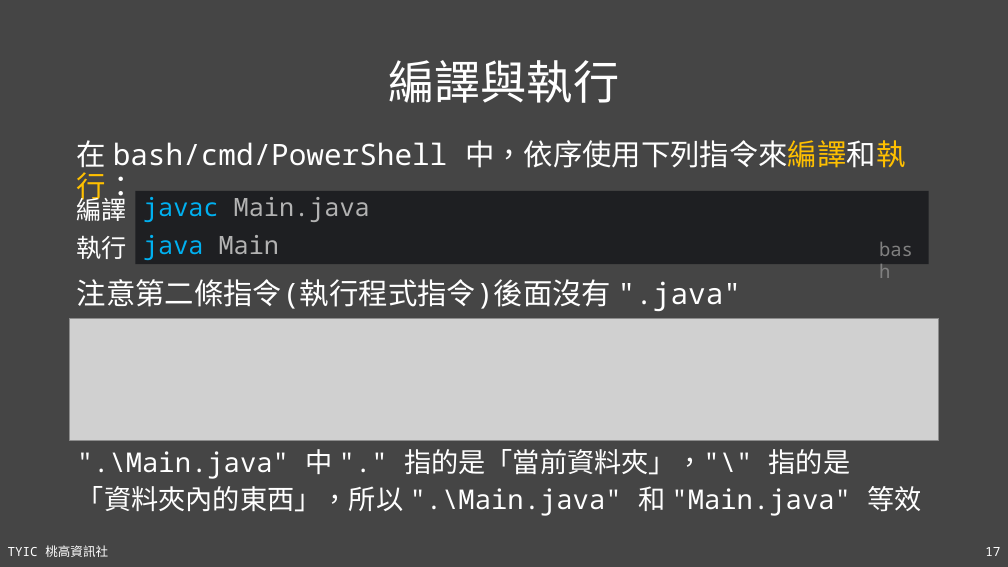
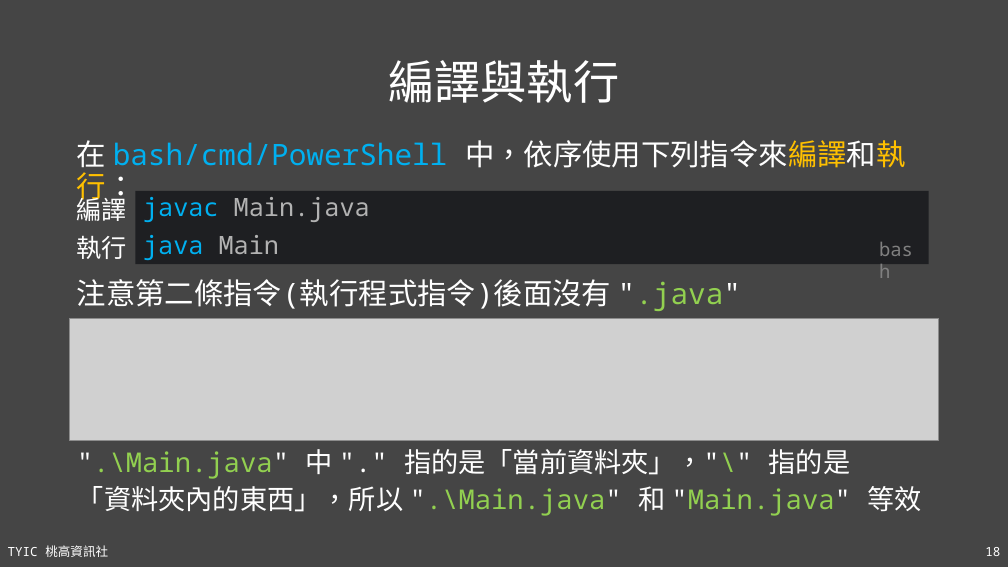
Before and after one commit to TYSHIC/slides, a slide deck: slide 18 of ppt/03_編輯器與第一個 Java 程式.pptx (slide 17 before the commit). Drawn at 1008x567 pixels with LibreOffice and Linux fonts; fonts in the diff are those of the drawing; grey boxes stand for pictures. Boxes give left, top, right and bottom in pixels: in the first picture for what was removed or moved away, otherwise in the second. Text is boxed around its words. In the diff, an @@ line names an element or a change of style, - is before the commit and + after.

```diff
--- a/ppt/03_編輯器與第一個 Java 程式.pptx
+++ b/ppt/03_編輯器與第一個 Java 程式.pptx
@@ text "在 bash/cmd/PowerShell 中，依序使用下列指令來編譯和執行：" at <box>77,140,905,174</box>: text colour #FFFFFF to #00B0F0 in "bash/cmd/PowerShell" @@
@@ text "注意第二條指令(執行程式指令)後面沒有 ".java"" at <box>77,279,741,311</box>: text colour #FFFFFF to #92D050 in "".java"" @@
@@ text "".\Main.java" 中 "." 指的是「當前資料夾」，"\" 指的是" at <box>77,449,921,516</box>: text colour #FFFFFF to #92D050 in "".\Main.java" 指的是「當前資料夾」，"\"", "".\Main.java" "Main.java"" @@
@@ page number at <box>985,547,1000,556</box>: text changed @@
-17
+18
```
Also in this commit, not shown: 1 other slide changed, 19 other files.
